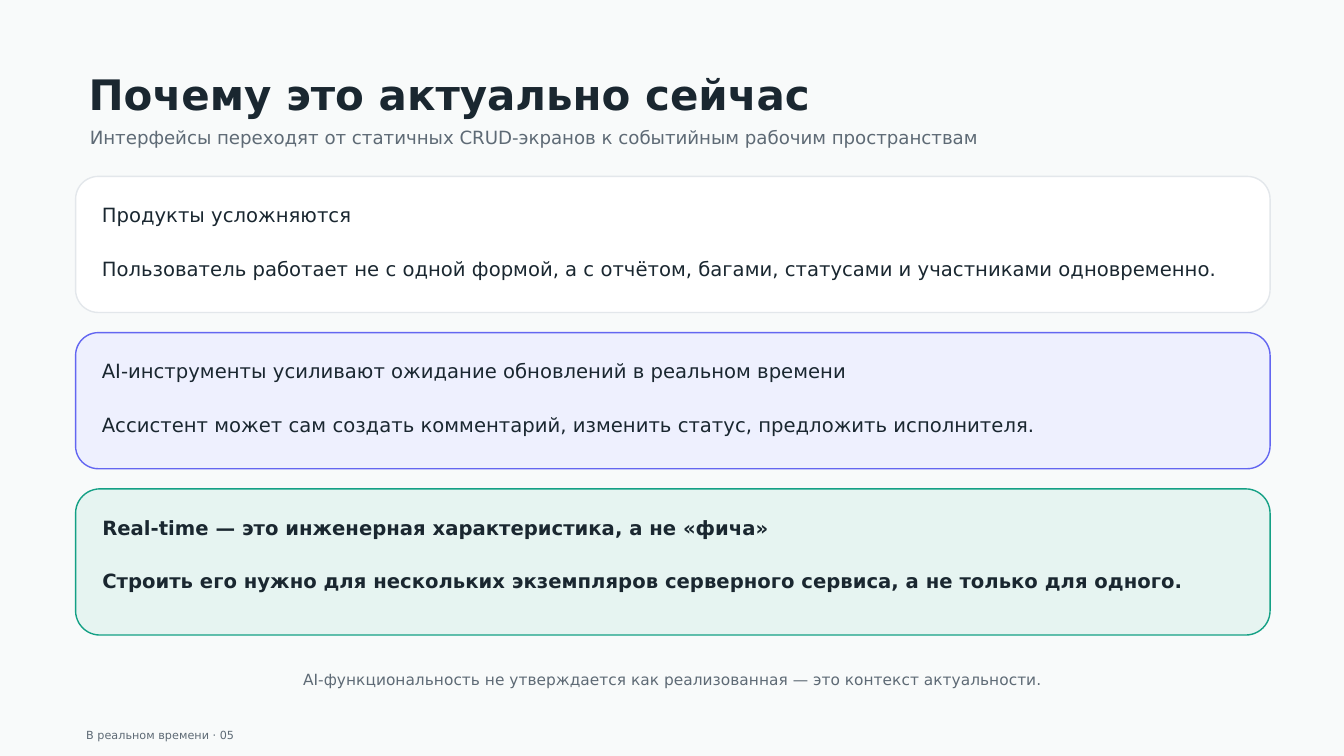
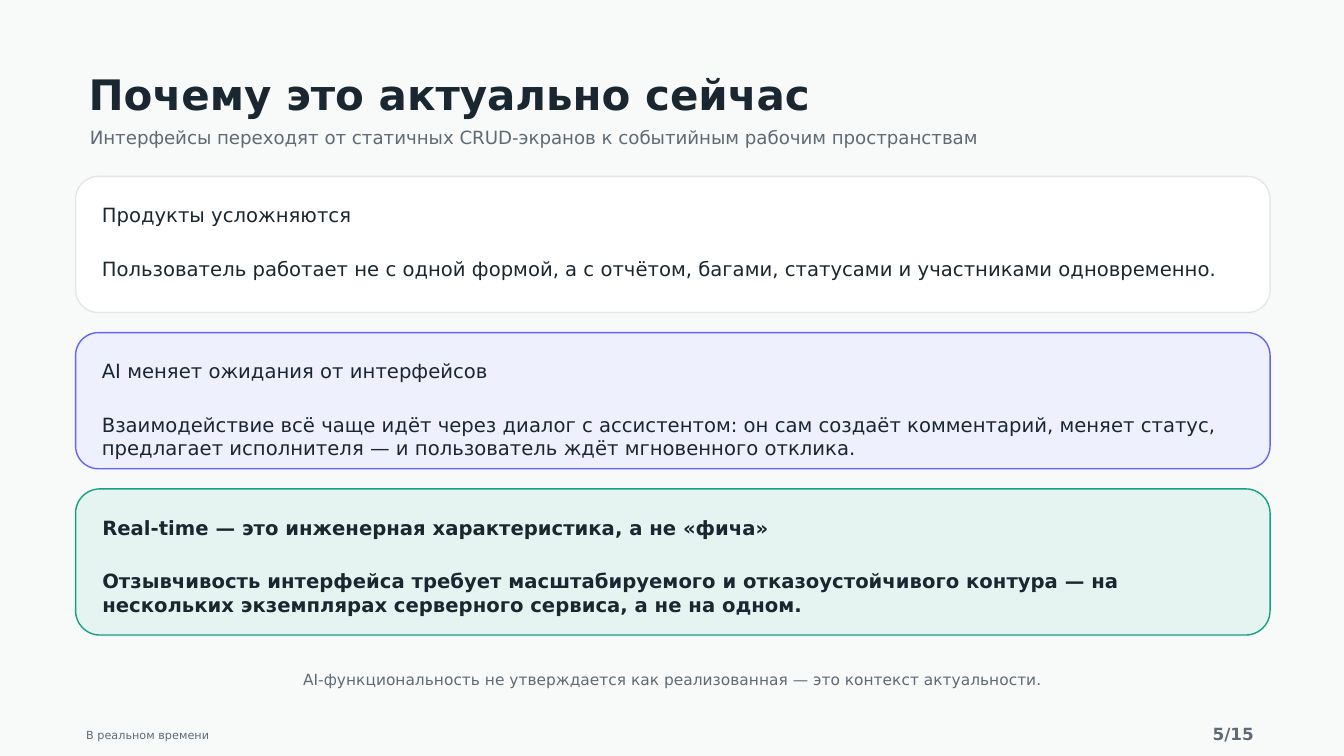
Before and after one commit to gently-whitesnow/final-qualifying-work, a slide deck: slide 5 of build/pptx/vkr-defense-draft.pptx. Drawn at 1344x756 pixels with LibreOffice and Linux fonts; fonts in the diff are those of the drawing. Boxes give left, top, right and bottom in pixels: in the first picture for what was removed or moved away, otherwise in the second. Text is boxed around its words. In the diff, an @@ line names an element or a change of style, - is before the commit and + after.

```diff
--- a/build/pptx/vkr-defense-draft.pptx
+++ b/build/pptx/vkr-defense-draft.pptx
@@ text in rounded rectangle at (102, 363, 1215, 459): text changed @@
-AI-инструменты усиливают ожидание обновлений в реальном времени
-Ассистент может сам создать комментарий, изменить статус, предложить исполнителя.
+AI меняет ожидания от интерфейсов
+Взаимодействие всё чаще идёт через диалог с ассистентом: он сам создаёт комментарий, меняет статус, предлагает исполнителя — и пользователь ждёт мгновенного отклика.
@@ text in rounded rectangle at (102, 573, 1118, 616): text changed @@
-Строить его нужно для нескольких экземпляров серверного сервиса, а не только для одного.
+Отзывчивость интерфейса требует масштабируемого и отказоустойчивого контура — на нескольких экземплярах серверного сервиса, а не на одном.
@@ text at (86, 731, 209, 741): text changed @@
-В реальном времени · 05
+В реальном времени
@@ text added at (1213, 728, 1254, 742), 12 pt, text #5E6A75, bold @@
+5/15
```
Also in this commit, not shown: 14 other slides changed, 3 slides removed, 4 other files.
